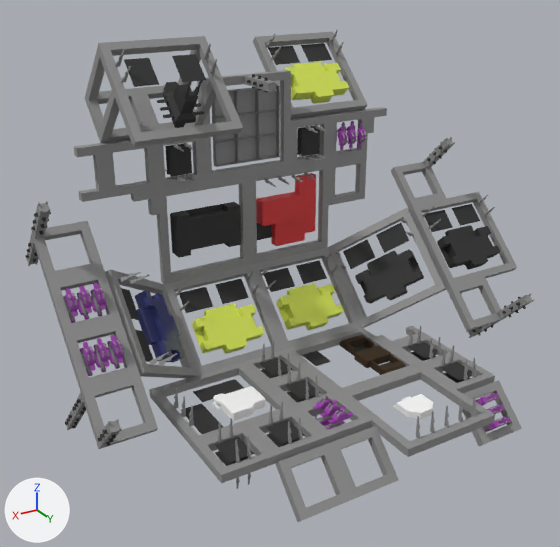
An edit to the glTF model StarbaseAtlasProjectOrigin.glb, drawn before and after from the same camera.
The view is the same before and after, from a camera (50 mm lens) standing at (1295.0, 2204.0, 1119.0) and looking at (-13.0, 24.0, 29.0). Arrows for +X, +Y and +Z are at lower left; the lights stay in place. Where no turn or scale is listed for an object, it has been applied to the vertices.

The first picture shows 'Block_Command_Center.001', 'Block_Marketplace.001', 'Block_Ore_Dropoff.001', 'Block_Player_Ship_Shop_Duratech.001', 'Block_Player_Ship_Shop_OKI.001', 'Block_Player_Ship_Shop_OKI.002', 'Block_Player_Ship_Shop_Rando.001', 'Block_Player_Ship_Shop_Rando.002', 'Block_Player_Ship_Shop_Rando.003', 'Block_Ship_Hangars.001', 'Block_Ship_Shop.001', 'Block_VIS_HQ.002', 'Quarter_Block_Towers.029'.
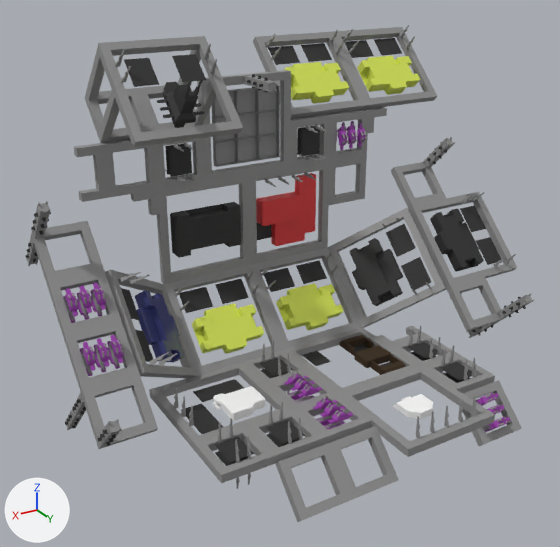
What changed in the scene script:
```text
Change ob_block_player_ship_shop_oki_001:
    ob_block_player_ship_shop_oki_001.location: (-445.0, -47.0, -331.0) -> (-445.0, -308.0, -70.0)
    ob_block_player_ship_shop_oki_001.rotation_euler: (-0.955, 0.524, -0.615) -> (-0.785, -0.785, -1.571)  # degrees (-55, 30, -35) -> degrees (-45, -45, -90)
Change ob_block_player_ship_shop_oki_002:
    ob_block_player_ship_shop_oki_002.location: (-728.0, 144.0, -140.0) -> (-728.0, -117.0, 121.0)
    ob_block_player_ship_shop_oki_002.rotation_euler: (-0.785, 0.0, 0.0) -> (0.0, -0.785, -1.571)  # degrees (-45, 0, 0) -> degrees (0, -45, -90)
Change ob_quarter_block_towers_029:
    ob_quarter_block_towers_029.rotation_euler: (0.0, 0.0, 1.571) -> (0.0, 0.0, 0.0)  # degrees (0, 0, 90) -> degrees (0, 0, 0)
    ob_quarter_block_towers_029: bpy.data.objects.new('Quarter_Block_Towers.029', me_cube_009) -> bpy.data.objects.new('Quarter_Block_Towers.029', me_cube_023)
    ob_quarter_block_towers_029.location: (-75.0, 323.0, -331.0) -> (110.0, 323.0, -331.0)
Add ob_block_player_ship_shop_rando_004:
    ob_block_player_ship_shop_rando_004 = bpy.data.objects.new('Block_Player_Ship_Shop_Rando.004', me_cube_001)
    ob_block_player_ship_shop_rando_004.location = (-630.0, -317.0, 506.0)
    ob_block_player_ship_shop_rando_004.rotation_euler = (-0.785, 0.0, 0.0)  # degrees (-45, 0, 0)
```

Pixel boxes [x1, y1, x2, y2] of what changed, in the pictures (560 x 547 px):
'Block_Player_Ship_Shop_OKI.001', moved, turned
    both: [327, 208, 446, 328]
'Block_Player_Ship_Shop_OKI.002', moved, turned
    both: [409, 192, 517, 289]
'Block_Player_Ship_Shop_Rando.004', added
    after: [333, 25, 437, 109]
'Quarter_Block_Towers.029', reshaped, moved, turned
    before: [267, 363, 339, 419]
    after: [267, 371, 339, 409]
